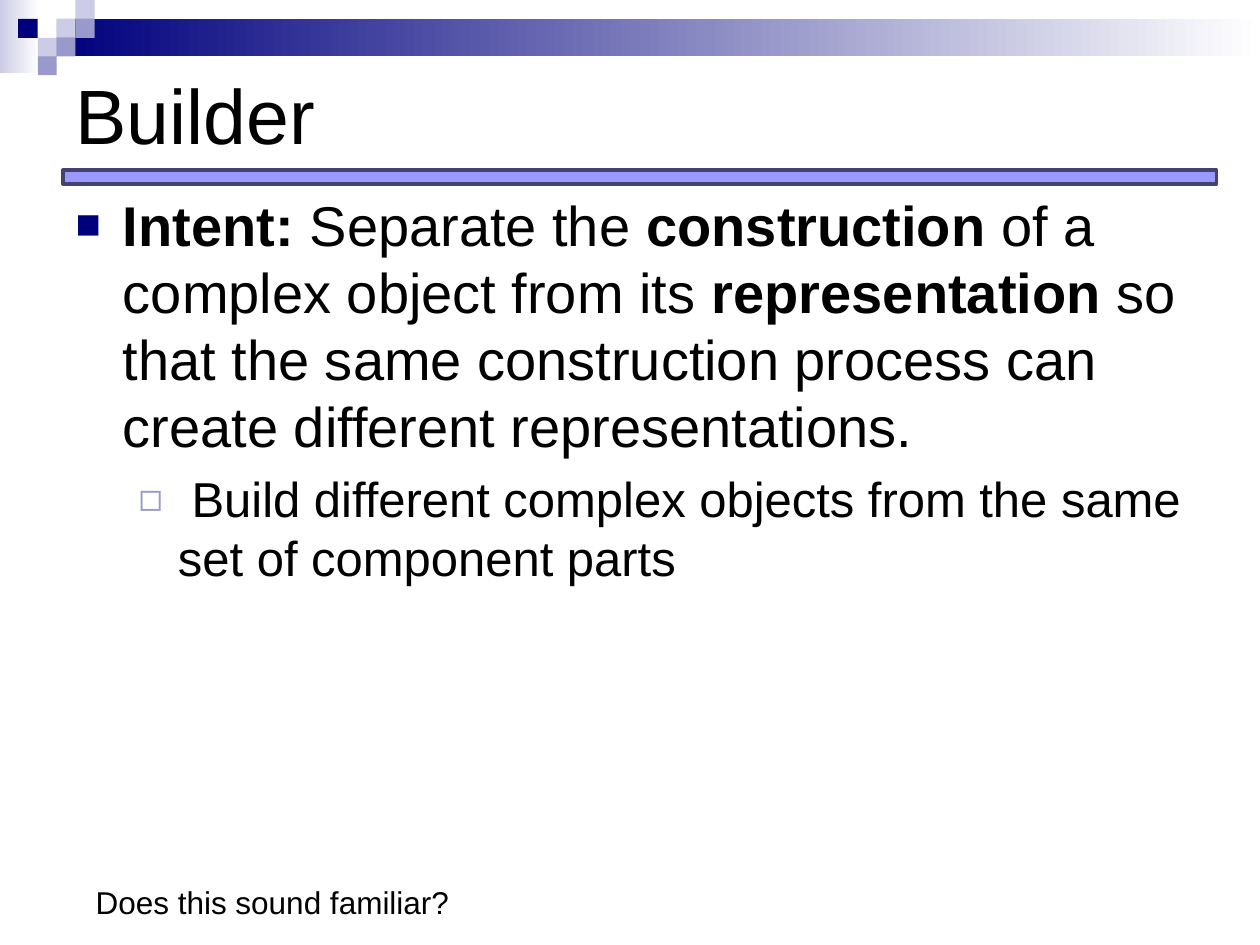
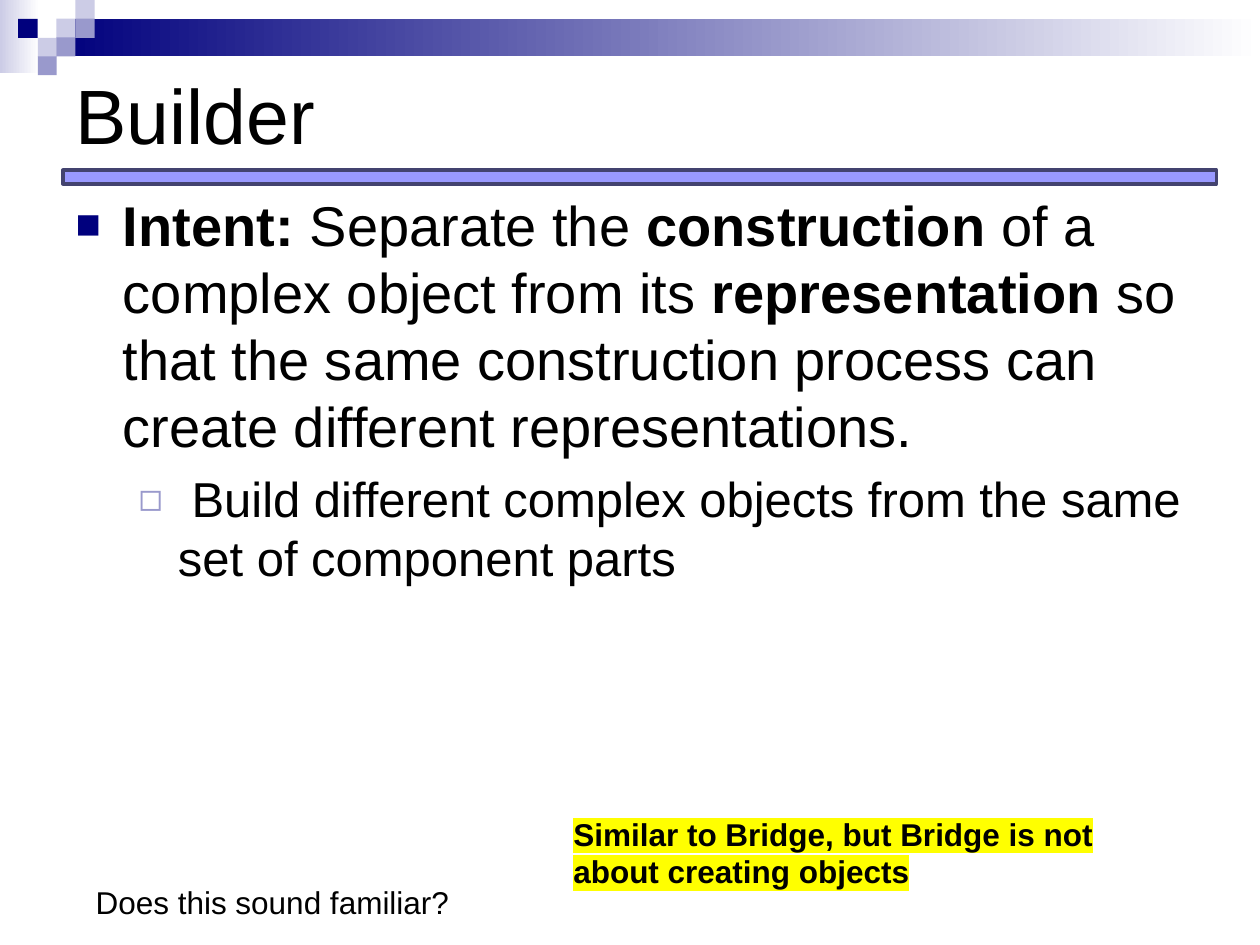
Before and after one commit to JCEleanor/CSCI-598-notes, a slide deck: slide 10 of lecture-slides/creationalpatterns_builder.pptx. Drawn at 1260x945 pixels with LibreOffice and Linux fonts; fonts in the diff are those of the drawing. Boxes give left, top, right and bottom in pixels: in the first picture for what was removed or moved away, otherwise in the second. Text is boxed around its words. In the diff, an @@ line names an element or a change of style, - is before the commit and + after.

```diff
--- a/lecture-slides/creationalpatterns_builder.pptx
+++ b/lecture-slides/creationalpatterns_builder.pptx
@@ text added at [573,823,1093,889], 18 pt, text #000000, bold @@
+Similar to Bridge, but Bridge is not about creating objects
```
Also in this commit, not shown: 1 other slide changed, 33 other files.
